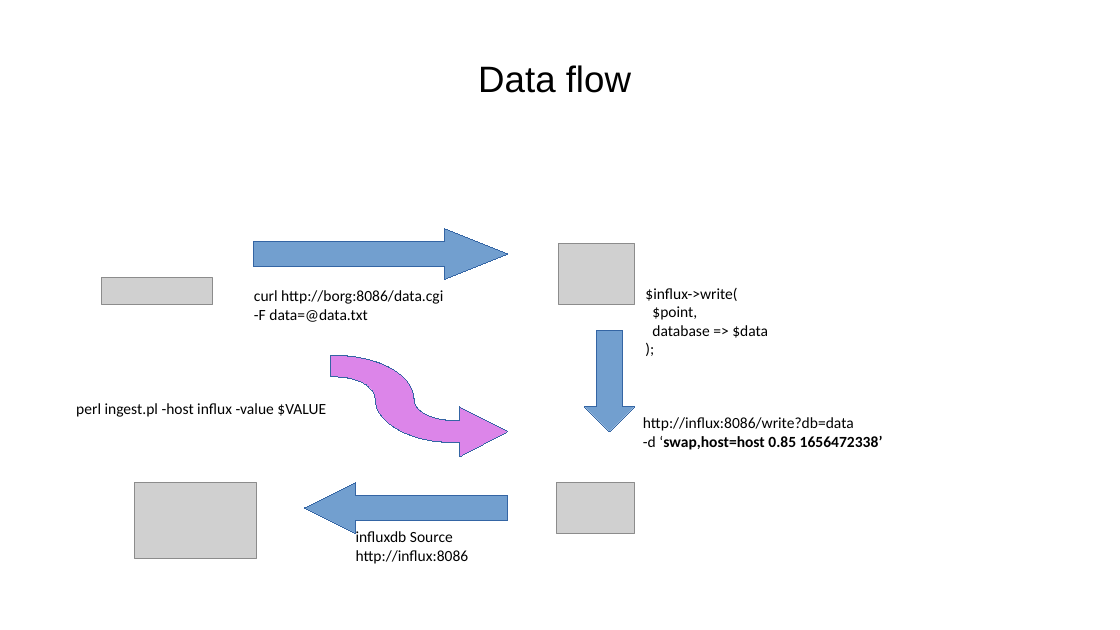
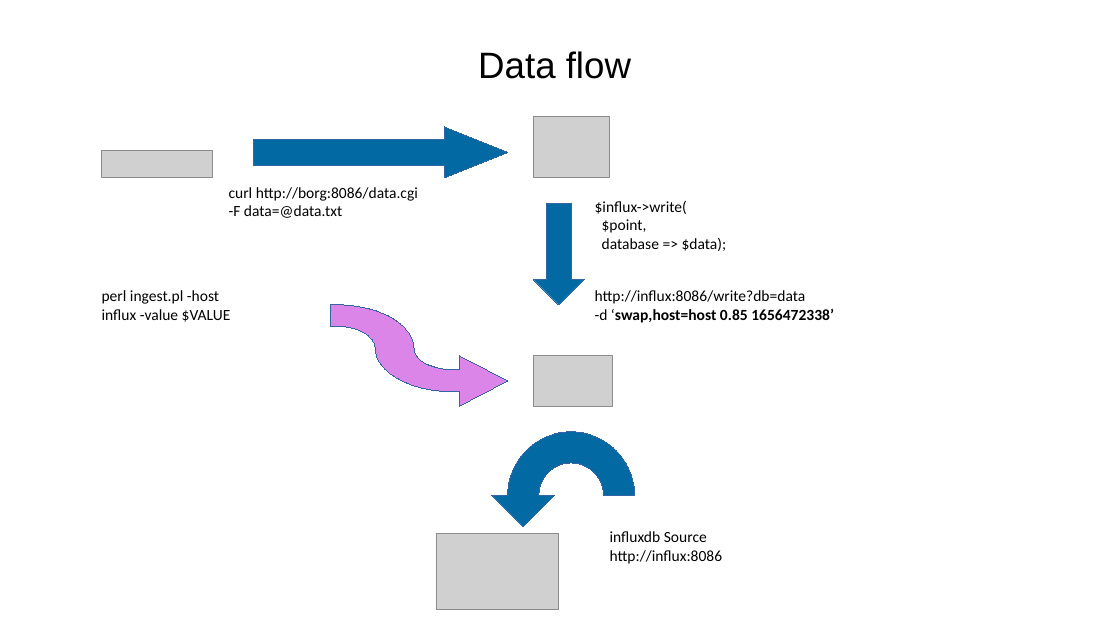
Before and after one commit to sergueik/springboot_study, a slide deck: slide 1 of basic-influxdb/data flow.odp. Drawn at 1120x630 pixels with LibreOffice and Linux fonts; fonts in the diff are those of the drawing; grey boxes stand for pictures. Boxes give left, top, right and bottom in pixels: in the first picture for what was removed or moved away, otherwise in the second. Text is boxed around its words. In the diff, an @@ line names an element or a change of style, - is before the commit and + after.

Commit message:
updated documentation and flow diagrams

```diff
--- a/basic-influxdb/data flow.odp
+++ b/basic-influxdb/data flow.odp
@@ title "Data flow": place and size @@
-title "Data flow" at (478,65,631,93)
+title "Data flow" at (478,51,631,79)
@@ picture: place and size @@
-picture at (135,483,257,559)
+picture at (534,116,610,178)
@@ right arrow: place and size @@
-right arrow at (254,229,508,279)
+right arrow at (254,127,508,178)
@@ right arrow at (254,127,508,178): fill #729FCF to #0369A3 @@
@@ picture: place and size @@
-picture at (102,277,213,305)
+picture at (102,150,213,178)
@@ text "curl http://borg:8086/data.cgi": place and size @@
-text "curl http://borg:8086/data.cgi" at (254,290,443,322)
+text "curl http://borg:8086/data.cgi" at (229,187,418,218)
@@ down arrow added at (534,203,584,305), fill #0369A3, outline #3465A4 0 pt @@
@@ text "$influx->write(": place and size @@
-text "$influx->write(" at (645,288,768,338)
+text "$influx->write(" at (595,201,727,251)
@@ text at (602,219,727,251): text changed @@
-$point,
-database => $data
-);
+$point,
+database => $data);
@@ text "perl ingest.pl -host influx -value ..." rewrapped from (76,403,326,417) to (102,290,231,322) @@
@@ text "http://influx:8086/write?db=data -d ‘swap,host=host 0.85 165 ...": place and size @@
-text "http://influx:8086/write?db=data -d ‘swap,host=host 0.85 165 ..." at (643,417,883,450)
+text "http://influx:8086/write?db=data -d ‘swap,host=host 0.85 165 ..." at (595,290,834,323)
@@ freeform shape: place and size @@
-freeform shape at (330,356,508,457)
+freeform shape at (330,305,508,407)
@@ picture: place and size @@
-picture at (559,243,635,305)
+picture at (534,356,613,407)
@@ down arrow removed at (584,330,635,432) @@
@@ freeform shape added at (508,432,635,559), fill #0369A3, outline #3465A4 0 pt @@
@@ left arrow removed at (305,483,508,534) @@
@@ text "influxdb Source": place and size @@
-text "influxdb Source" at (356,531,469,564)
+text "influxdb Source" at (610,531,723,564)
@@ picture: place and size @@
-picture at (556,483,635,534)
+picture at (437,534,559,610)
```
Also in this commit, not shown: 2 slides added, 3 other files.
